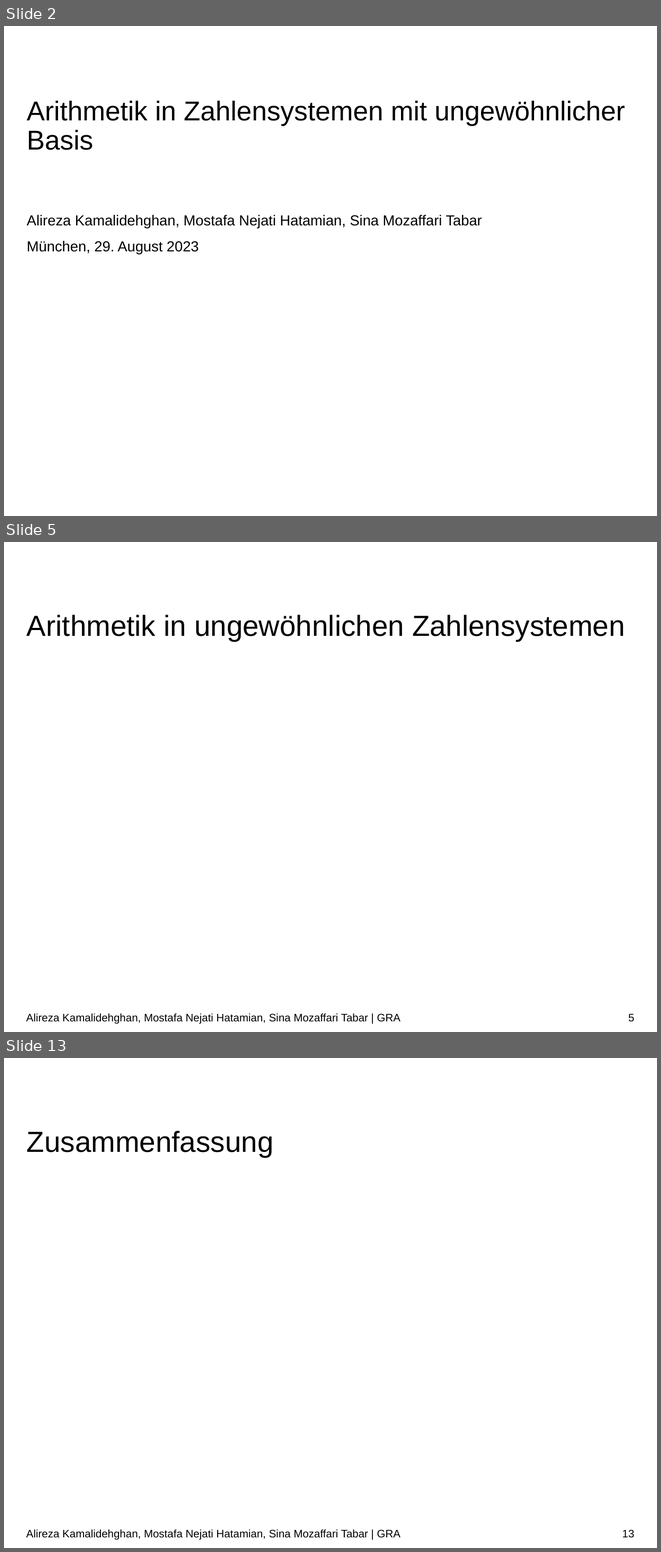
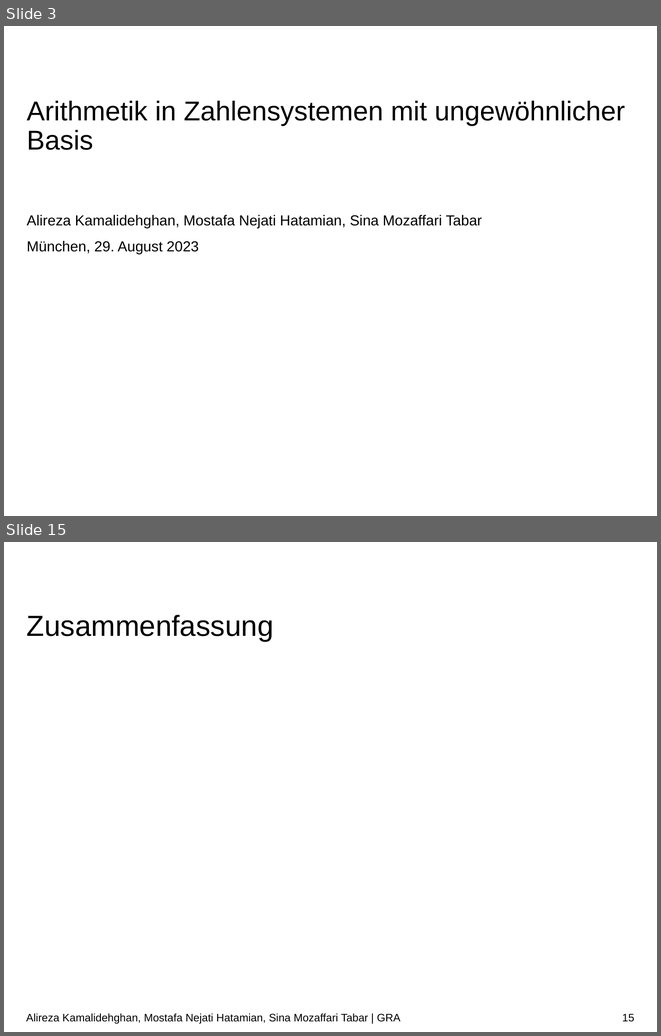
Before and after one commit to ARKamaliD/bm1pi-conversion, a slide deck: Vortrag/Vortrag.pptx. Shown one above the other, each under a label of ours: slides 2, 5 and 13 before the commit, slides 3 and 15 after it; the slides between them are not shown. The pictures are 661x1552 and 661x1036 pixels, drawn with LibreOffice and Linux fonts; fonts in the diff are those of the drawing; background and template pictures are left out. Boxes give left, top, right and bottom in pixels: in the first picture for what was removed or moved away, otherwise in the second. Text is boxed around its words. In the diff, an @@ line names an element or a change of style, - is before the commit and + after.

```diff
--- a/Vortrag/Vortrag.pptx
+++ b/Vortrag/Vortrag.pptx
@@ slide 5 removed at bbox=[4, 542, 657, 1032], background #FFFFFF @@
@@ title removed at bbox=[27, 615, 625, 641] @@
-Arithmetik in ungewöhnlichen Zahlensystemen
@@ text removed at bbox=[26, 1013, 400, 1024] @@
-Alireza Kamalidehghan, Mostafa Nejati Hatamian, Sina Mozaffari Tabar | GRA
@@ page number removed at bbox=[628, 1014, 634, 1022] @@
-5
@@ what was slide 2 is now slide 3 @@
@@ what was slide 13 is now slide 15 @@
@@ page number at bbox=[622, 1014, 634, 1022]: text changed @@
-13
+15
```
Also in this commit, not shown: 8 slides changed, 4 slides added, 1 other slide removed.
